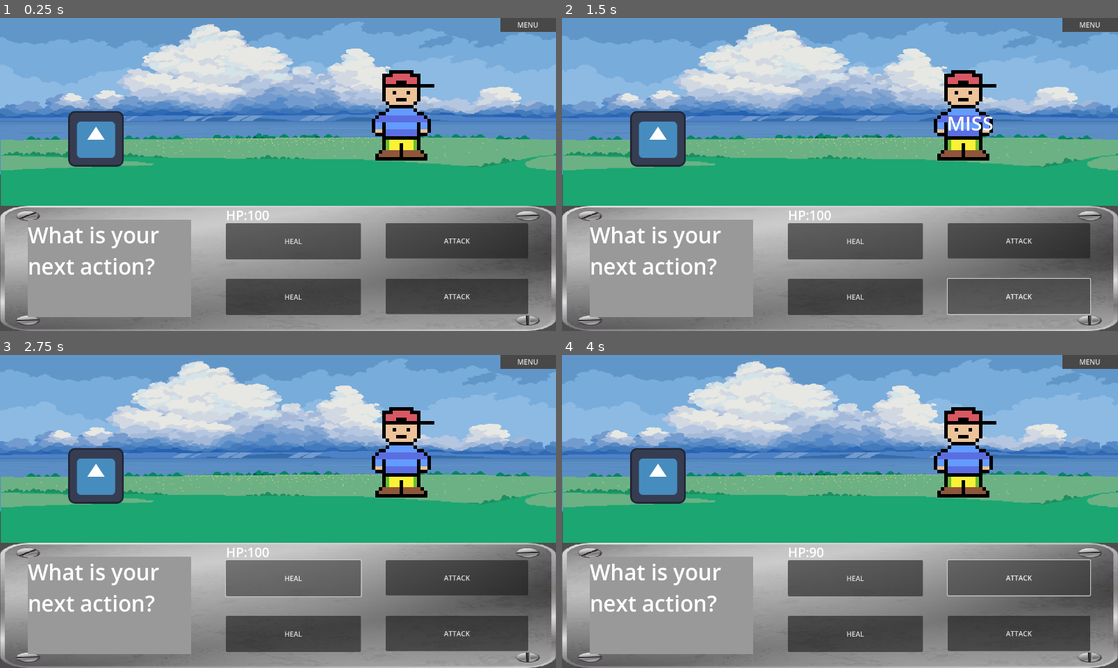
Above: before the commit, frames 1-4 (two rows, left to right).
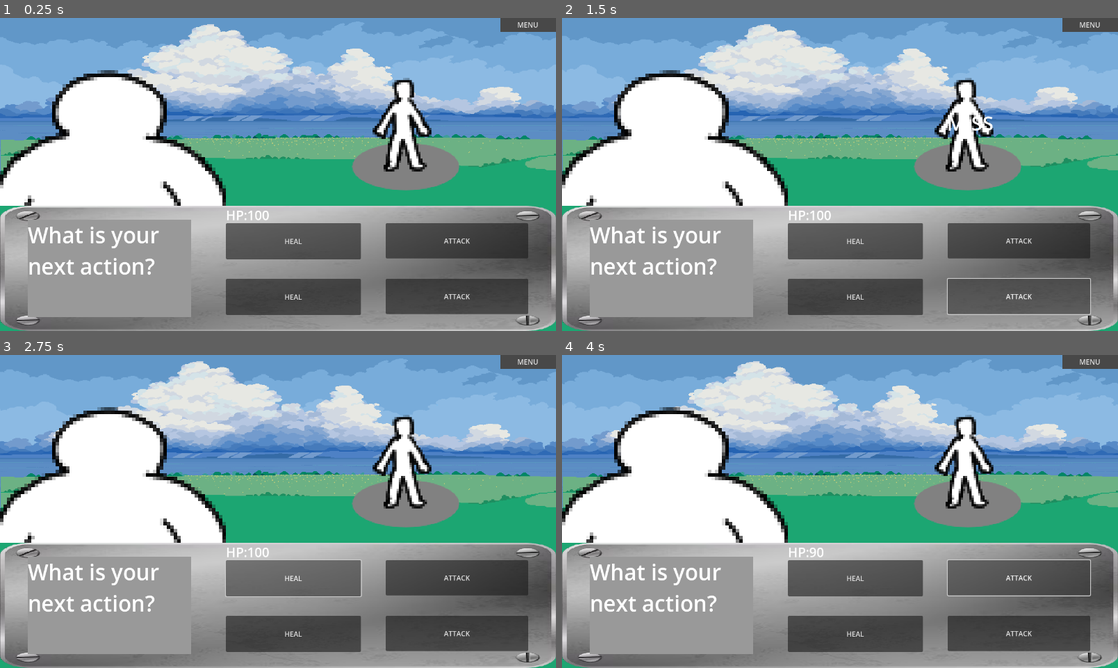
Above: after the commit, the same moments.

Repository: Geo821/Pokemon_Like_Combat_Godot
Game: Godot game, scene res://Scenes/main.tscn
Same seed, same stepped clock (60 frames per second), same inputs: the game is played once before the commit and once after it. The engine's default icon, where the game draws it, is replaced by a stand-in: a white triangle on a blue panel in a dark square.
Inputs:
- Up to frame 1 (0.25 s): no input
- Up to frame 2 (1.5 s): click "ATTACK" at 0.5 s; click "ATTACK" at 1.25 s
- Up to frame 3 (2.75 s): click "HEAL" at 2 s
- Up to frame 4 (4 s): click "HEAL" at 2.75 s; click "ATTACK" at 3.5 s

The runs differ from the first frame. In frame 1, 16% of the frame differs, in the area x 0-100%, y 16-100%; in frame 2, 16%; in frame 3, 16%; in frame 4, 16%.

Commit message:
schimbat alea

Diff:
--- a/PokemonLikeGame/Scenes/parallax_background.tscn
+++ b/PokemonLikeGame/Scenes/parallax_background.tscn
@@ -39,6 +39,13 @@
 [node name="ParallaxBackground" type="ParallaxBackground"]
 scroll_ignore_camera_zoom = true
 script = ExtResource("1_m6wxu")
+
+[node name="TextureRect" type="TextureRect" parent="."]
+offset_top = -1431.0
+offset_right = 1280.0
+offset_bottom = 733.0
+texture = ExtResource("5_1wpd1")
+expand_mode = 1
 
 [node name="ParallaxLayer" type="ParallaxLayer" parent="."]
 position = Vector2(2, 0)
--- a/PokemonLikeGame/Scenes/player_attacks_ui.tscn
+++ b/PokemonLikeGame/Scenes/player_attacks_ui.tscn
@@ -1,17 +1,18 @@
-[gd_scene load_steps=10 format=3 uid="uid://do7cyavlp0gom"]
+[gd_scene load_steps=11 format=3 uid="uid://do7cyavlp0gom"]
 
 [ext_resource type="Script" path="res://Scripts/player_attacks_ui.gd" id="1_013ju"]
-[ext_resource type="Texture2D" uid="uid://diojau4j2dljm" path="res://Sprites/icon.svg" id="1_l0hqp"]
-[ext_resource type="Texture2D" uid="uid://0kmup0d5b14r" path="res://Sprites/enemy1.png" id="3_0lnxn"]
-[ext_resource type="Texture2D" uid="uid://dxkotc1npaduj" path="res://Sprites/enemy2.png" id="3_bub5y"]
+[ext_resource type="Texture2D" uid="uid://drgig1vb154fg" path="res://Sprites/enemies/shadows.png" id="2_urhwc"]
+[ext_resource type="Texture2D" uid="uid://ci3ceheh22tuk" path="res://Sprites/enemies/enemy1.png" id="3_d3mkn"]
+[ext_resource type="Texture2D" uid="uid://2qs6vwk36nhm" path="res://Sprites/enemies/enemy2.png" id="4_0unoy"]
 [ext_resource type="Texture2D" uid="uid://cpdby0mx0k7cy" path="res://Sprites/metal-plate-background_23-2147490438.png" id="4_46g73"]
 [ext_resource type="Texture2D" uid="uid://b63f3e0k15oxy" path="res://Sprites/enemies/enemy3.png" id="4_mxk00"]
+[ext_resource type="Texture2D" uid="uid://hgseehhguql8" path="res://Sprites/player/player_in_battle.png" id="7_l638a"]
 
 [sub_resource type="SpriteFrames" id="SpriteFrames_fd611"]
 animations = [{
 "frames": [{
 "duration": 1.0,
-"texture": ExtResource("3_0lnxn")
+"texture": ExtResource("3_d3mkn")
 }],
 "loop": false,
 "name": &"enemy1",
@@ -19,7 +20,7 @@
 }, {
 "frames": [{
 "duration": 1.0,
-"texture": ExtResource("3_bub5y")
+"texture": ExtResource("4_0unoy")
 }],
 "loop": false,
 "name": &"enemy2",
@@ -48,12 +49,20 @@
 grow_vertical = 2
 script = ExtResource("1_013ju")
 
+[node name="Shadow" type="TextureRect" parent="."]
+layout_mode = 0
+offset_left = 808.0
+offset_top = 283.0
+offset_right = 1060.0
+offset_bottom = 399.0
+texture = ExtResource("2_urhwc")
+
 [node name="enemy" type="AnimatedSprite2D" parent="."]
 texture_filter = 3
-position = Vector2(928, 208)
-scale = Vector2(8, 8)
+position = Vector2(928, 243)
+scale = Vector2(5, 5)
 sprite_frames = SubResource("SpriteFrames_fd611")
-animation = &"enemy3"
+animation = &"enemy1"
 
 [node name="Panel" type="Panel" parent="."]
 layout_mode = 1
@@ -127,11 +136,10 @@
 
 [node name="TextureRect" type="TextureRect" parent="."]
 layout_mode = 0
-offset_left = 157.0
-offset_top = 214.0
-offset_right = 285.0
-offset_bottom = 342.0
-texture = ExtResource("1_l0hqp")
+offset_top = 120.0
+offset_right = 520.0
+offset_bottom = 432.0
+texture = ExtResource("7_l638a")
 
 [node name="hp_text" type="Label" parent="."]
 layout_mode = 1
